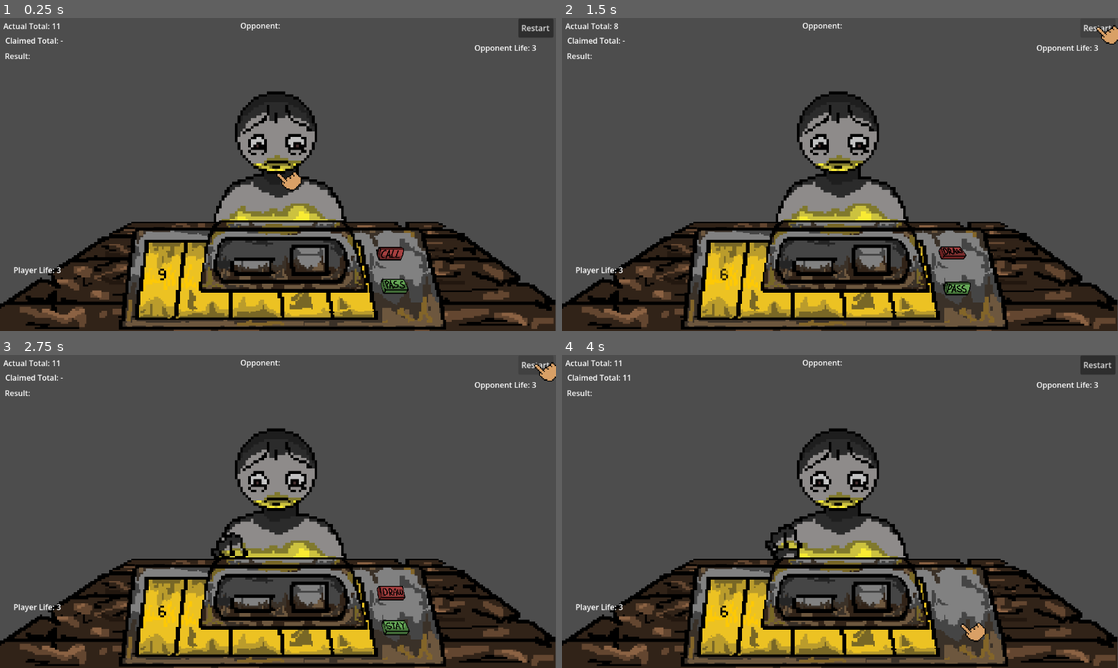
Above: before the commit, frames 1-4 (two rows, left to right).
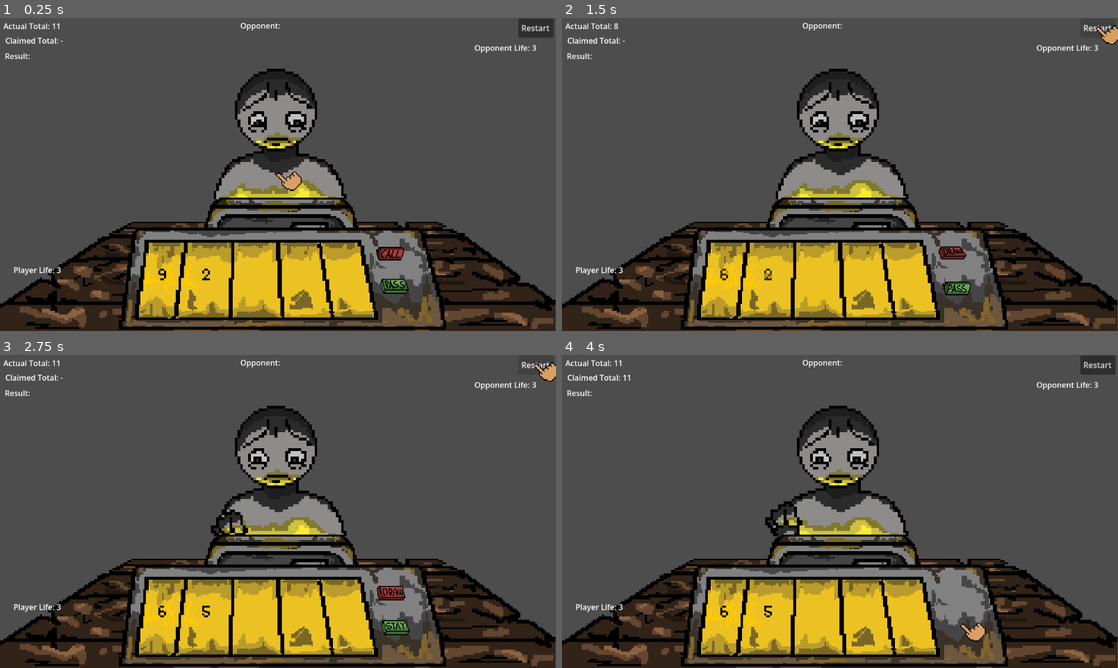
Above: after the commit, the same moments.

Repository: Yatagarasu163/BluffJack
Game: Godot game, scene res://Scenes/Levels/Level 3.tscn
Two runs of this game, one before a commit and one after it. Both use one fixed random seed, a clock stepped at 60 frames per second and the inputs below. Before the commit the project has no main scene; this scene is started directly in both runs.
Inputs (mouse positions are in pixels of both pictures, inside the frame that each line leads up to):
- Up to frame 1 (0.25 s): no input
- Up to frame 2 (1.5 s): click "Restart" at 0.5 s; click "Restart" at 1.25 s
- Up to frame 3 (2.75 s): click "Restart" at 2 s
- Up to frame 4 (4 s): click (951, 592) at 2.75 s; click (962, 624) at 3.5 s

The runs differ from the first frame. In frame 1, 13% of the frame differs, in the area x 35-67%, y 16-88%; in frame 2, 13%; in frame 3, 13%; in frame 4, 13%.

Commit message:
End Screen Modified

Diff:
--- a/bluff-jack/Assets/Scripts/PlayerControl.gd
+++ b/bluff-jack/Assets/Scripts/PlayerControl.gd
@@ -263,8 +263,22 @@
 
 
 func _on_replay_button_pressed() -> void:
-	pass # Replace with function body.
+	get_tree().reload_current_scene()
 
 
 func _on_next_level_button_pressed() -> void:
-	pass # Replace with function body.
+	var current_scene = get_tree().current_scene.scene_file_path
+	var file_name = current_scene.get_file()
+	var level_number = file_name.get_basename().trim_prefix("Level")
+
+	var next_level_number = int(level_number) + 1
+	var next_scene_path = "res://Scenes/Level" + str(next_level_number) + ".tscn"
+
+	if ResourceLoader.exists(next_scene_path):
+		get_tree().change_scene_to_file(next_scene_path)
+	else:
+		print("No more levels!")
+
+
+func _on_main_menu_button_pressed() -> void:
+	get_tree().change_scene_to_file("res://Scenes/Prefabs/Main_Menu.tscn")
--- a/bluff-jack/Assets/Scripts/enemy_animation_controller.gd
+++ b/bluff-jack/Assets/Scripts/enemy_animation_controller.gd
@@ -26,6 +26,17 @@
 	anim.speed_scale = randf_range(min_anim_speed, max_anim_speed);
 	print(anim.speed_scale);
 	anim.animation_finished.connect(_on_idle_finished);
+
+func _update_knife(has_knife: bool) -> void:
+	if has_knife:
+		knife_anim.visible = true;
+		knife_anim.play("pull_out");
+		await knife_anim.animation_finished
+		knife_anim.play("knife_idle")
+		knife_anim.speed_scale = randf_range(min_anim_speed, max_anim_speed);
+	else:
+		knife_anim.visible = false;
+
 
 func set_anim_state(new_state: int) -> void:
 	if anim_state == new_state:
--- a/bluff-jack/Assets/Scripts/game_manager.gd
+++ b/bluff-jack/Assets/Scripts/game_manager.gd
@@ -24,6 +24,7 @@
 var player_state = State.DRAW
 var enemy_state = State.DRAW
 var processing_turn = false
+@onready var enemy_animation_controller = enemy.get_node("AnimationController")
 
 
 func _ready() -> void:
@@ -238,7 +239,7 @@
 			", Opponent official total = " + str(official_enemy_total)
 		)
 	else:
-		player.get_node("ResultLabel").text = (
+		player.get_node("labels/ResultLabel").text = (
 			"Result: Draw! Your official total = " + str(official_player_total) +
 			", Opponent official total = " + str(official_enemy_total)
 		)
@@ -303,6 +304,12 @@
 # Called when enemy loses a round
 func opponent_loses_round(message):
 	enemy.life_total -= 1
+
+	if enemy.life_total == 2:
+		enemy_animation_controller._update_knife(true)
+
+	else:
+		enemy_animation_controller._update_knife(false)
 	update_life_labels()
 
 	player.get_node("Labels/ResultLabel").text = message
@@ -362,25 +369,41 @@
 		player_turn = Turn.ENEMY
 		emit_signal("current_turn", Turn.ENEMY)
 
+func _on_main_menu_button_pressed() -> void:
+	get_tree().change_scene_to_file("res://Scenes/Prefabs/Main_Menu.tscn")
+
 # Final Screen showing according to the result
 func show_final_result(player_won: bool):
 	var final_result_screen = player.get_node("FinalScreen")
 	var final_result_label = player.get_node("FinalScreen/ResultLabel")
 	var replay_button = player.get_node("FinalScreen/ReplayButton")
 	var next_button = player.get_node("FinalScreen/NextLevelButton")
+	var main_menu_button = player.get_node("FinalScreen/MainMenuButton")
 
 	if player_won:
 		final_result_label.text = "YOU WIN"
+
 		replay_button.visible = false
+		replay_button.disabled = true
+
 		next_button.visible = true
 		next_button.disabled = false
+
+		main_menu_button.visible = true
+		main_menu_button.disabled = false
 	else:
 		final_result_label.text = "ENEMY WIN"
 
 		replay_button.visible = true
-		next_button.visible = true
+		replay_button.disabled = false
+
+		next_button.visible = false
 		next_button.disabled = true
 
+		main_menu_button.visible = true
+		main_menu_button.disabled = false
+
+	main_menu_button.visible = true
 	final_result_screen.visible = true
 
 	player.game_over = true
@@ -393,4 +416,6 @@
 	player.get_node("Labels").visible = false
 	player.get_node("MonitorCards").visible = false
 	player.get_node("RestartUI").visible = false
+	player.get_node("AnimationController").visible = false
 	enemy.get_node("AnimationController").visible = false
+	enemy.get_node("Sprite2D").visible = false
--- /dev/null
+++ b/bluff-jack/Scenes/Levels/Level 1.tscn
@@ -0,0 +1,20 @@
+[gd_scene format=3 uid="uid://bqua41hufbgi8"]
+
+[ext_resource type="Script" uid="uid://bnn73avkyuhep" path="res://Assets/Scripts/main.gd" id="1_o22s6"]
+[ext_resource type="PackedScene" uid="uid://cduo76ib17om2" path="res://Scenes/Prefabs/player.tscn" id="2_nytic"]
+[ext_resource type="PackedScene" uid="uid://ja8b2n3bctvg" path="res://Scenes/Prefabs/Enemy.tscn" id="3_e57xo"]
+[ext_resource type="PackedScene" uid="uid://ce13cso1trfvc" path="res://Scenes/Prefabs/custom_cursor.tscn" id="4_d80xo"]
+
+[node name="Level 1" type="Node2D" unique_id=382712453]
+script = ExtResource("1_o22s6")
+
+[node name="Player" parent="." unique_id=1525742724 instance=ExtResource("2_nytic")]
+z_index = 3
+
+[node name="Enemy" parent="." unique_id=572914806 instance=ExtResource("3_e57xo")]
+position = Vector2(575, 265)
+paranoia_value = 0.5
+
+[node name="Custom Cursor" parent="." unique_id=1705748054 instance=ExtResource("4_d80xo")]
+top_level = false
+position = Vector2(1152, 648)
--- /dev/null
+++ b/bluff-jack/Scenes/Levels/Level 2.tscn
@@ -0,0 +1,20 @@
+[gd_scene format=3 uid="uid://tqb72rq72ned"]
+
+[ext_resource type="Script" uid="uid://bnn73avkyuhep" path="res://Assets/Scripts/main.gd" id="1_fmmoi"]
+[ext_resource type="PackedScene" uid="uid://cduo76ib17om2" path="res://Scenes/Prefabs/player.tscn" id="2_ovgta"]
+[ext_resource type="PackedScene" uid="uid://ja8b2n3bctvg" path="res://Scenes/Prefabs/Enemy.tscn" id="3_sgcd8"]
+[ext_resource type="PackedScene" uid="uid://ce13cso1trfvc" path="res://Scenes/Prefabs/custom_cursor.tscn" id="4_gw5wf"]
+
+[node name="Level 2" type="Node2D" unique_id=382712453]
+script = ExtResource("1_fmmoi")
+
+[node name="Player" parent="." unique_id=1525742724 instance=ExtResource("2_ovgta")]
+z_index = 3
+
+[node name="Enemy" parent="." unique_id=572914806 instance=ExtResource("3_sgcd8")]
+position = Vector2(575, 265)
+paranoia_value = 0.5
+
+[node name="Custom Cursor" parent="." unique_id=1705748054 instance=ExtResource("4_gw5wf")]
+top_level = false
+position = Vector2(1152, 648)
--- a/bluff-jack/Scenes/Levels/Level 3.tscn
+++ b/bluff-jack/Scenes/Levels/Level 3.tscn
@@ -1,6 +1,6 @@
 [gd_scene format=3 uid="uid://buax1w7wwwmu8"]
 
-[ext_resource type="Script" uid="uid://bnn73avkyuhep" path="res://main.gd" id="1_ig3hl"]
+[ext_resource type="Script" uid="uid://bnn73avkyuhep" path="res://Assets/Scripts/main.gd" id="1_ig3hl"]
 [ext_resource type="PackedScene" uid="uid://cduo76ib17om2" path="res://Scenes/Prefabs/player.tscn" id="2_r1o1v"]
 [ext_resource type="PackedScene" uid="uid://ja8b2n3bctvg" path="res://Scenes/Prefabs/Enemy.tscn" id="3_0fsnw"]
 [ext_resource type="PackedScene" uid="uid://ce13cso1trfvc" path="res://Scenes/Prefabs/custom_cursor.tscn" id="4_2dwo8"]
@@ -9,9 +9,10 @@
 script = ExtResource("1_ig3hl")
 
 [node name="Player" parent="." unique_id=1525742724 instance=ExtResource("2_r1o1v")]
+z_index = 3
 
 [node name="Enemy" parent="." unique_id=572914806 instance=ExtResource("3_0fsnw")]
-position = Vector2(575, 312)
+position = Vector2(575, 265)
 paranoia_value = 0.5
 
 [node name="Custom Cursor" parent="." unique_id=1705748054 instance=ExtResource("4_2dwo8")]
--- /dev/null
+++ b/bluff-jack/Scenes/Prefabs/Main_Menu.tscn
@@ -0,0 +1,3 @@
+[gd_scene format=3 uid="uid://da0uw0nlhr8cw"]
+
+[node name="MainMenu" type="Node2D" unique_id=1330387310]
--- a/bluff-jack/Scenes/Prefabs/custom_cursor.tscn
+++ b/bluff-jack/Scenes/Prefabs/custom_cursor.tscn
@@ -4,6 +4,8 @@
 [ext_resource type="Texture2D" uid="uid://b0645ma48nxbt" path="res://Assets/ui/reticle.png" id="2_xubj0"]
 
 [node name="Custom Cursor" type="Node2D" unique_id=1705748054]
+top_level = true
+z_index = 100
 texture_filter = 5
 scale = Vector2(2.5, 2.5)
 script = ExtResource("1_nbt4g")
--- a/bluff-jack/Scenes/Prefabs/player.tscn
+++ b/bluff-jack/Scenes/Prefabs/player.tscn
@@ -113,9 +113,9 @@
 
 [node name="ReplayButton" type="Button" parent="FinalScreen" unique_id=1105766181]
 layout_mode = 0
-offset_left = 467.0
+offset_left = 627.0
 offset_top = 351.0
-offset_right = 578.0
+offset_right = 738.0
 offset_bottom = 385.0
 text = "Restart"
 
@@ -127,6 +127,14 @@
 offset_bottom = 385.0
 text = "Next
 "
+
+[node name="MainMenuButton" type="Button" parent="FinalScreen" unique_id=311693504]
+layout_mode = 0
+offset_left = 482.0
+offset_top = 351.0
+offset_right = 590.0
+offset_bottom = 386.0
+text = "Main Menu"
 
 [node name="table" type="Sprite2D" parent="." unique_id=1633987005]
 z_index = -2
@@ -303,8 +311,6 @@
 texture_filter = 5
 position = Vector2(146.99994, 27)
 
-[connection signal="pressed" from="FinalScreen/ReplayButton" to="." method="_on_replay_button_pressed"]
-[connection signal="pressed" from="FinalScreen/NextLevelButton" to="." method="_on_next_level_button_pressed"]
 [node name="AnimationController" type="Node2D" parent="." unique_id=1272929798]
 texture_filter = 5
 position = Vector2(878, 379)
@@ -317,6 +323,9 @@
 sprite_frames = SubResource("SpriteFrames_k7ict")
 animation = &"warning"
 
+[connection signal="pressed" from="FinalScreen/ReplayButton" to="." method="_on_replay_button_pressed"]
+[connection signal="pressed" from="FinalScreen/NextLevelButton" to="." method="_on_next_level_button_pressed"]
+[connection signal="pressed" from="FinalScreen/MainMenuButton" to="." method="_on_main_menu_button_pressed"]
 [connection signal="pressed" from="BluffUI/BluffButton" to="." method="_on_bluff_button_pressed"]
 [connection signal="pressed" from="BluffUI/TruthButton" to="." method="_on_truth_button_pressed"]
 [connection signal="text_changed" from="BluffUI/Control/BluffInput" to="." method="_on_bluff_input_text_changed"]
--- a/bluff-jack/project.godot
+++ b/bluff-jack/project.godot
@@ -11,6 +11,7 @@
 [application]
 
 config/name="BluffJack"
+run/main_scene="uid://bqua41hufbgi8"
 config/features=PackedStringArray("4.6", "Forward Plus")
 config/icon="res://icon.svg"
 
